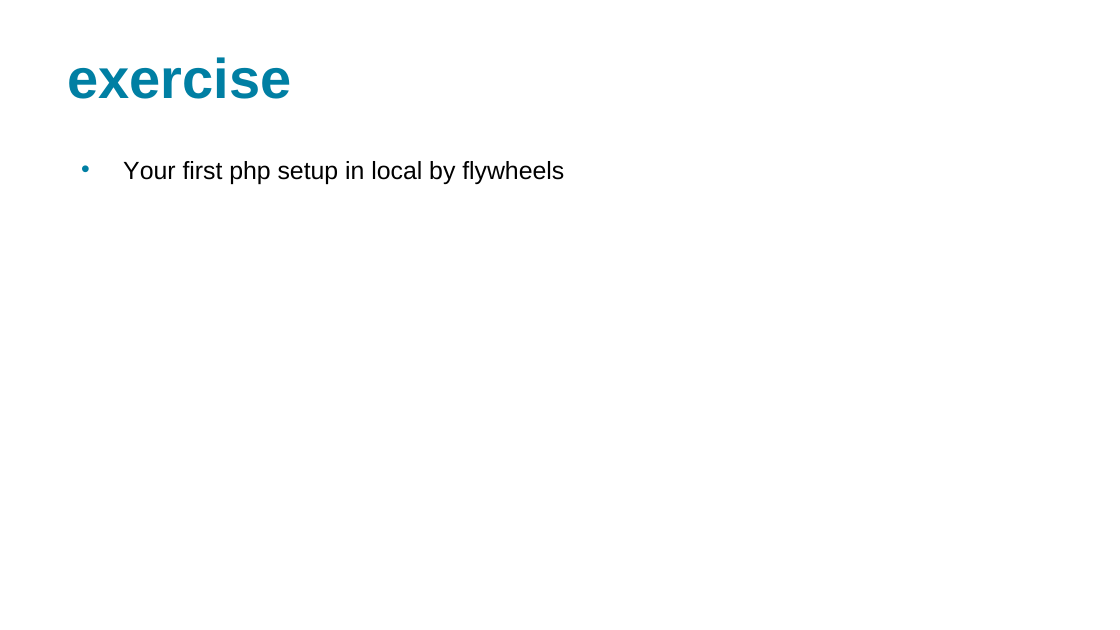
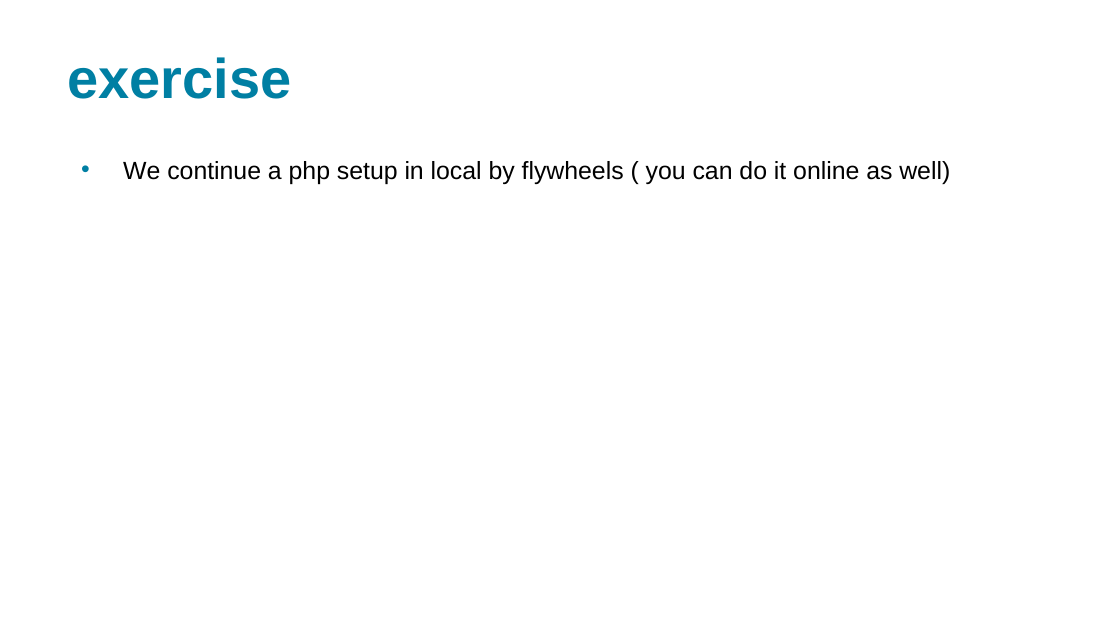
Before and after one commit to xbibogo/MMD24, a slide deck: slide 6 of semester2 PPT/ConnollyHoar_3rdEd_PHP.pptx. Drawn at 1120x630 pixels with LibreOffice and Linux fonts; fonts in the diff are those of the drawing. Boxes give left, top, right and bottom in pixels: in the first picture for what was removed or moved away, otherwise in the second. Text is boxed around its words. In the diff, an @@ line names an element or a change of style, - is before the commit and + after.

```diff
--- a/semester2 PPT/ConnollyHoar_3rdEd_PHP.pptx
+++ b/semester2 PPT/ConnollyHoar_3rdEd_PHP.pptx
@@ text at bbox=[123, 161, 950, 184]: text changed @@
-• Your first php setup in local by flywheels
+• We continue a php setup in local by flywheels ( you can do it online as well)
```
Also in this commit, not shown: 4 other slides changed, 2 slides added, 11 slides removed, 10 other files.
